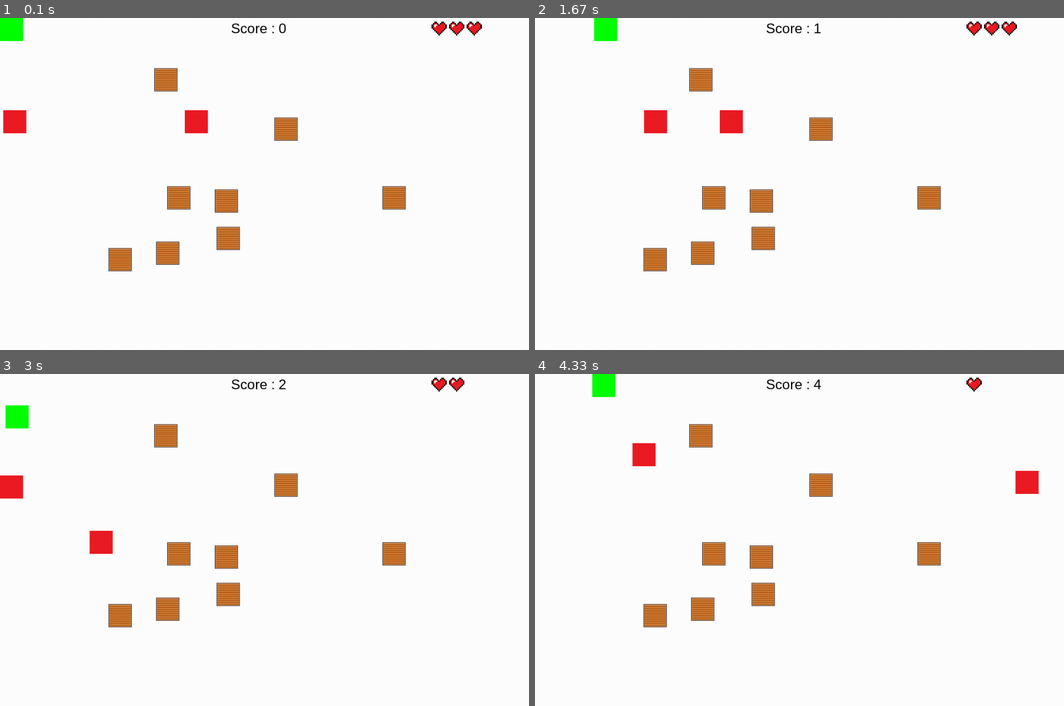
Above: before the commit, frames 1-4 (two rows, left to right).
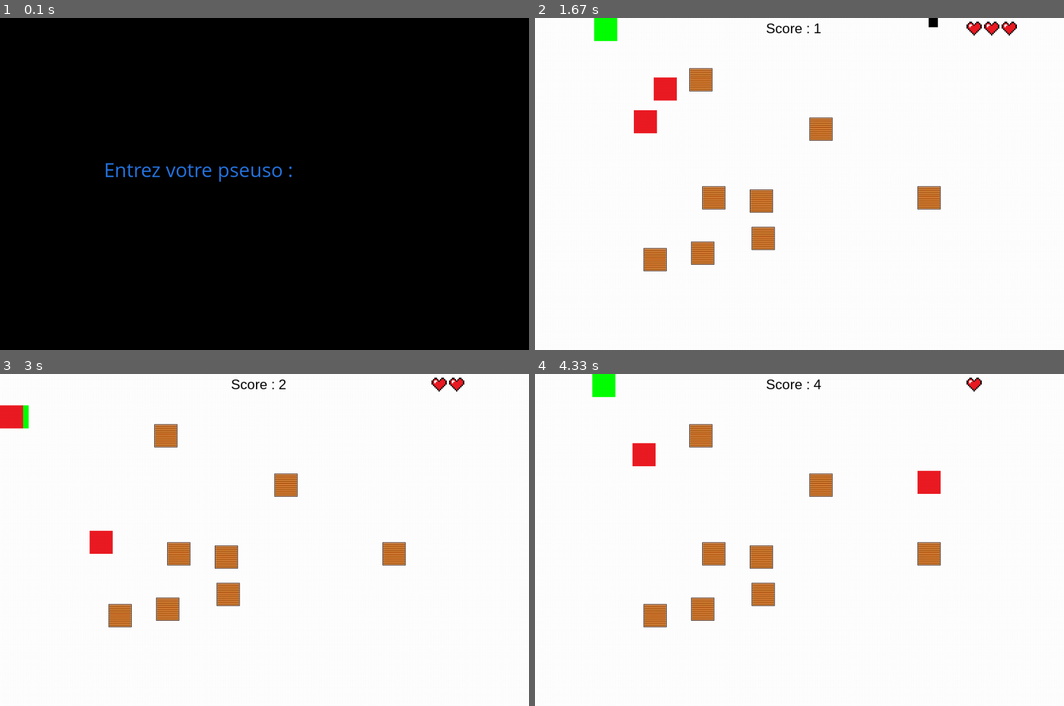
Above: after the commit, the same moments.

Repository: matthieurobert/Projet-ISN
Game: pygame game, started from test_bot.py
Two runs of this game, one before a commit and one after it. Both use one fixed random seed, a clock stepped at 60 frames per second and the inputs below.
Inputs:
- Up to frame 1 (0.1 s): no input
- Up to frame 2 (1.67 s): tap Enter at 0.33 s; hold D 0.67-1.13 s; hold W 1.22-1.52 s; hold D from 1.55 s (still down)
- Up to frame 3 (3 s): tap V at 1.7 s; release D at 2.02 s; hold A 2.05-2.58 s; hold S 2.62-2.92 s; hold A from 2.95 s (still down)
- Up to frame 4 (4.33 s): tap V at 3.1 s; release A at 3.35 s; hold W 3.38-3.75 s; hold D from 3.78 s (still down)

The runs differ from the first frame. In frame 1, 100% of the frame differs, in the area x 0-100%, y 0-100%; in frame 2, 1.0%; in frame 3, 0.6%; in frame 4, 0.6%.

Commit message:
collision

Diff:
--- a/test_bot.py
+++ b/test_bot.py
@@ -1,17 +1,16 @@
 import pygame
 import sys
 import time
-from random import randrange
-from Partie_Clément.liste_x_y_bot import liste
 from pygame.locals import *
 from Partie_Clément.rekt_boîte import rekt
-from partie_lilian.fonction import murs_colision,game_over,vie_coeur,chrono,gauche,droite,monter,decendre,génératrice_nom
-
+from Partie_Clément.liste_x_y_bot import liste
+from partie_lilian.fonction import murs_colision,game_over,vie_coeur,chrono,gauche,droite,monter,decendre,demande_de_nom
+from partie_lilian.variable import variable
+from random import randrange
 
 pygame.init()
 
 bot_x_y = liste()
-
 rekt_boîte = rekt()
 salle = rekt_boîte[-1::]
 del rekt_boîte[-1:]
@@ -28,42 +27,73 @@
 perso = pygame.image.load("perso.jpg").convert()
 position_perso = perso.get_rect()
 
+class ARBot(pygame.sprite.Sprite):
+	def __init__(self):
+		pygame.sprite.Sprite.__init__(self)
+		self.image = pygame.image.load("Test_Matthieu/sprite.png")
+		screen = pygame.display.get_surface()
+		self.area = screen.get_rect()
+		self.rect = self.image.get_rect()
+		#self.side = side
+		#self.speed = 10
+		self.state = "still"
+		self.newpos = [0, 0]
+		self.speed = [0, 1]
+		self.update()
+
+
+
+	def update(self):
+		if self.rect.left < 0 or self.rect.right > 1095:
+			self.speed[1] = -self.speed[1]
+
+		for d in range (0,len(rekt_boîte)):
+
+			if self.rect.colliderect(rekt_boîte[d]):
+				self.speed[1] = -self.speed[1]
+
+		self.rect = self.rect.move(self.speed)
+
+		#print(self.speed)
+
 class LRBot(pygame.sprite.Sprite):
 
 
 
-	def __init__(self):               #attribuion des variable de départ
+	def __init__(self):
 		pygame.sprite.Sprite.__init__(self)
-		self.image = pygame.image.load("Test_Matthieu/sprite2.png")    #Attribition de l'image
-		self.rect = pygame.Rect(0,200,50,50)         #Créaton du rect du bot
-		self.speed = [1, 0]                            #Création de la liste pour la vitesse
+		self.image = pygame.image.load("Test_Matthieu/sprite2.png")
+		screen = pygame.display.get_surface()
+		self.area = screen.get_rect()
+		self.rect = pygame.Rect(0,200,50,50)
+		self.speed = [1, 0]
 		self.update()
 
 
-	def update(self):             #Création de la fonction d'actualistion
-		if self.rect.left < 0 or self.rect.right > 1095:   #Test pour savoir si le bot n'est pa sorti de l'écran
-			self.speed[0] = -self.speed[0]    #Changement de sens du bot
-
-		for d in range (0,len(rekt_boîte)):   #Parcour de la liste contenant les coordonnées des obstacles
-
-			if self.rect.colliderect(rekt_boîte[d]):#Test des collisions avec un obstable
-				self.speed[0] = -self.speed[0] #Si collisions changement du sens du bot
-
-		self.rect = self.rect.move(self.speed) #Déplacement du bot
-
-
-
+	def update(self):
+		if self.rect.left < 0 or self.rect.right > 1095:
+			self.speed[0] = -self.speed[0]
+
+		for d in range (0,len(rekt_boîte)):
+
+			if self.rect.colliderect(rekt_boîte[d]):
+				self.speed[0] = -self.speed[0]
+
+		self.rect = self.rect.move(self.speed)
+
+
+		#print(self.speed)
 
 class Pojectiles(pygame.sprite.Sprite):
     def __init__(self):
         pygame.sprite.Sprite.__init__(self)
         self.image = pygame.image.load("Test_Matthieu/projectiles.png")
-        self.rect = pygame.Rect(position_perso)
-        self.posinit = pygame.Rect(position_perso)
+        self.rect = position_perso
+        self.posinit = position_perso
         self.alive = 1
 
     def droite(self):
-        self.rect = self.rect.move(2,0)
+        self.rect = self.rect.move(4,0)
         for d in range (0, len(rekt_boîte)):
             if self.rect.colliderect(rekt_boîte[d]):
                 self.alive = 0
@@ -77,80 +107,107 @@
                 self.kill()
 
     def haut(self):
-        self.rect = self.rect.move(0,-2)
+        self.rect = self.rect.move(0, -2)
         for d in range (0, len(rekt_boîte)):
             if self.rect.colliderect(rekt_boîte[d]):
                 self.alive = 0
                 self.kill()
 
     def bas(self):
-        self.rect = self.rect.move(0,2)
+        self.rect = self.rect.move(0, 2)
         for d in range (0, len(rekt_boîte)):
             if self.rect.colliderect(rekt_boîte[d]):
                 self.alive = 0
                 self.kill()
 
+
 class FolBot(pygame.sprite.Sprite):
 
-	def __init__(self):  #Attribution des variables de départ
+
+
+	def __init__(self):
 		pygame.sprite.Sprite.__init__(self)
-		self.image = pygame.image.load("Test_Matthieu/sprite2.png") #Attribution de l'image
-		self.rect = pygame.Rect(400,200,50,50)    #Création du Rect du bot
-
-	def update():  #Création de la fonction d'actualisation
-		if abs(position_perso[0] - self.rect[0]) == abs(position_perso[1] - self.rect[1]):
-			if abs(position_perso[0] - self.rect[0]) != position_perso[0] - self.rect[0]:
-				self.rect = self.rect.move(-1, 0)
-			else:
-				self.rect = self.rect.move(1, 0)
-		elif abs(position_perso[0] - self.rect[0]) > abs(position_perso[1] - self.rect[1]):
-			if abs(position_perso[0] - self.rect[0]) != position_perso[0] - self.rect[0]:
-				self.rect = self.rect.move(-1, 0)
-			else:
-				self.rect = self.rect.move(1, 0)
-		elif abs(position_perso[0] - self.rect[0]) < abs(position_perso[1] - self.rect[0]):
-			if abs(position_perso[1] - self.rect[1]) != position_perso[1] - self.rect[1]:
-				self.rect = self.rect.move(0, -1)
-			else:
-				self.rect = self.rect.move(0, 1)
-
-black = (0, 0, 0)
-rouge = (255,25,0)
-white = (255,255,255)
-depart = int(time.time())
-temps = time.time()
-conteur =int(temps-depart)
-chiffre=str(conteur)
-arial_font = pygame.font.SysFont("arial",30)
-point_vie = 3
-speed =4
-repouser = speed
-aff_crono = arial_font.render("Score : "+chiffre, True, black)
-ips = 60
-hauteur_x = 1100
-hauteur_y= 675
+		self.image = pygame.image.load("Test_Matthieu/sprite2.png")
+		screen = pygame.display.get_surface()
+		self.area = screen.get_rect()
+		self.rect = pygame.Rect(400,200,50,50)
+		#self.side = side
+		#self.speed = 10
+		self.state = "still"
+
+
+
+	def bas(self):
+		self.rect = self.rect.move(0, 1)
+
+	def haut(self):
+		self.rect = self.rect.move(0, -1)
+
+	def gauche(self):
+		self.rect = self.rect.move(-1, 0)
+
+	def droite(self):
+		self.rect = self.rect.move(1, 0)
+	def stop(self):
+		self.rect = self.rect.move(0,0)
+
+nom_joeur = demande_de_nom()
+les_variable = variable()
+black = les_variable[0]
+rouge = les_variable[1]
+white = les_variable[2]
+depart = les_variable[3]
+temps = les_variable[4]
+conteur = les_variable[5]
+chiffre = les_variable[6]
+arial_font = les_variable[7]
+point_vie = les_variable[8]
+speed = les_variable[9]
+repouser = les_variable[10]
+ips = les_variable[11]
+hauteur_x = les_variable[12]
+hauteur_y = les_variable[13]
+aff_crono = les_variable[14]
+nom_joeur=str
 clock = pygame.time.Clock()
 pygame.display.flip()
-
-pab = LRBot()
-follower = FolBot()
-
-pygame.key.set_repeat(50,15)
-
+alien = ARBot()
 pab = LRBot()
 follower = FolBot()
 balle = Pojectiles()
 
 pygame.display.flip
+
 continuer = 1
 continuer2 = 1
 continuer3 = 1
-try :
+
+try:
     while continuer :
+
+        pygame.key.set_repeat(50,15)
         while continuer2:
             for event in pygame.event.get():
               if event.type == pygame.QUIT:
                     pygame.quit()
+            if follower.rect.colliderect(position_perso):
+                follower.stop()
+            elif abs(position_perso[0] - follower.rect[0]) == abs(position_perso[1] - follower.rect[1]):
+                if abs(position_perso[0] - follower.rect[0]) != position_perso[0] - follower.rect[0]:
+                    follower.gauche()
+                else:
+                    follower.droite()
+            elif abs(position_perso[0] - follower.rect[0]) > abs(position_perso[1] - follower.rect[1]):
+                if abs(position_perso[0]-follower.rect[0]) != position_perso[0] - follower.rect[0]:
+                    follower.gauche()
+                else:
+                    follower.droite()
+            elif abs(position_perso[0] - follower.rect[0]) < abs(position_perso[1] - follower.rect[1]):
+                if abs(position_perso[1]-follower.rect[1]) != position_perso[1] - follower.rect[1]:
+                    follower.haut()
+                else:
+                    follower.bas()
+
 
 
             for event in pygame.event.get():
@@ -164,22 +221,27 @@
                x= b[0]
                y= b[1]
                fenetre.blit(caisse, (x,y))
-
             vie_coeur(point_vie,fenetre)
 
+            fenetre.blit( alien.image, alien.rect)
             fenetre.blit( pab.image, pab.rect)
             fenetre.blit(perso,position_perso)
             fenetre.blit(aff_crono,(500,5))
             fenetre.blit( follower.image, follower.rect)
-
+            if balle.alive :
+                fenetre.blit( balle.image, balle.rect)
 
             pab.update()
-
+            balle.droite()
+            follower.update()
             pygame.display.flip()
 
             liste_crono=chrono(depart,black)
             aff_crono = liste_crono[0]
             conteur = liste_crono[1]
+
+
+
             for event in pygame.event.get():
 
                 if event.type == QUIT:
@@ -187,6 +249,8 @@
                     pygame.quit()
 
                 if  event.type == KEYDOWN :
+
+
                     if event.key == K_a:
                         position_perso=gauche(position_perso,speed,rekt_boîte,repouser,fenetre,ips,clock,perso,murs_colision)
                         fenetre.blit(perso, position_perso)      #gauche
@@ -205,7 +269,6 @@
                         position_perso=decendre(position_perso,speed,rekt_boîte,repouser,fenetre,ips,clock,perso,murs_colision)
                         fenetre.blit(perso,position_perso)           #decendre
                         pygame.display.flip()
-
 
                         pygame.display.flip()
 
@@ -217,19 +280,8 @@
                         fenetre.blit( follower.image,follower.rect)
                         fenetre.blit( pab.image, pab.rect)
                         pygame.display.flip()
-
-
-
-
-                    if event.key == K_RIGHT :
-                        if balle.alive :
-                            fenetre.blit( balle.image, balle.rect)
-                        balle.droite()
-                        pygame.display.flip()
-
-                if point_vie == 0 :
-                    continuer2 = 0
-
+                    if point_vie == 0 :
+                        continuer2 = 0
         game_over(conteur,arial_font,fenetre,black)
 
         while continuer3:
@@ -245,9 +297,11 @@
 
             pygame.display.flip()
             pygame.font.init()
+
 except:
     traceback.print_exc()
 
 finally:
+
     pygame.quit()
     exit()
